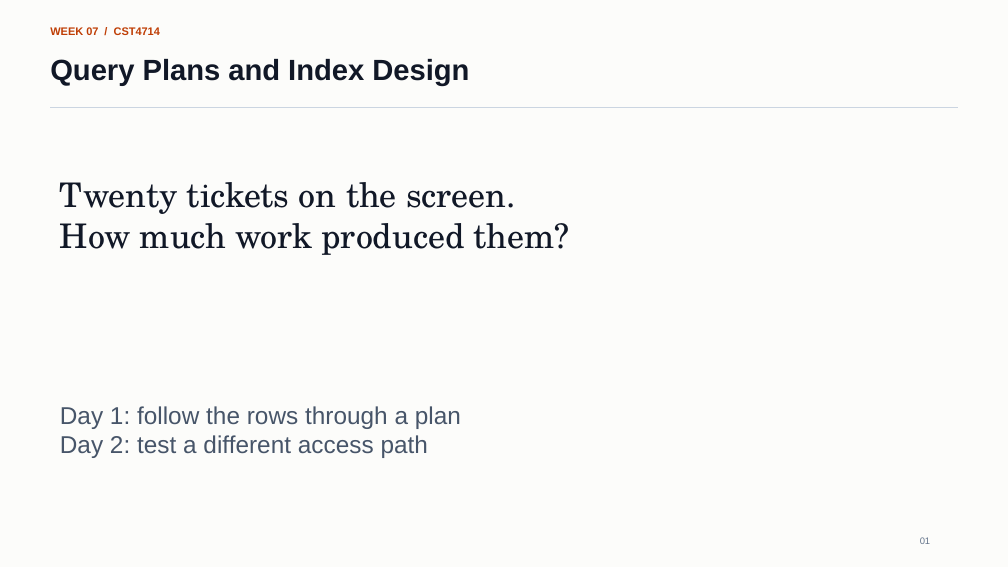
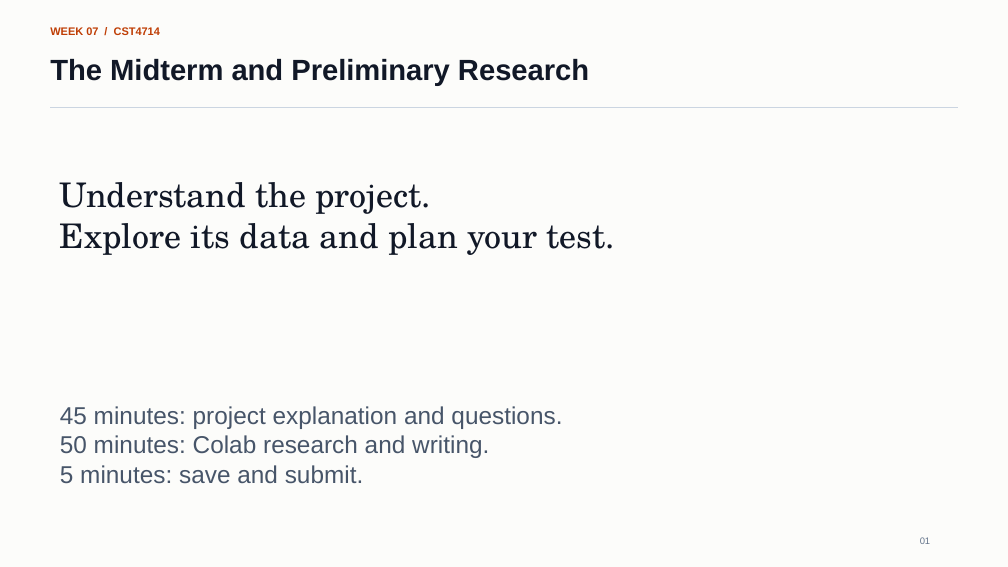
Before and after one commit to lolusername/CST4714_DB_admin, a slide deck: slide 1 of week_07/week_07_query_plans_index_design.pptx. Drawn at 1008x567 pixels with LibreOffice and Linux fonts; fonts in the diff are those of the drawing. Boxes give left, top, right and bottom in pixels: in the first picture for what was removed or moved away, otherwise in the second. Text is boxed around its words. In the diff, an @@ line names an element or a change of style, - is before the commit and + after.

```diff
--- a/week_07/week_07_query_plans_index_design.pptx
+++ b/week_07/week_07_query_plans_index_design.pptx
@@ text at [50,59,589,86]: text changed @@
-Query Plans and Index Design
+The Midterm and Preliminary Research
@@ text at [60,182,615,255]: text changed @@
-Twenty tickets on the screen.
-How much work produced them?
+Understand the project.
+Explore its data and plan your test.
@@ text at [60,406,562,483]: text changed @@
-Day 1: follow the rows through a plan
-Day 2: test a different access path
+45 minutes: project explanation and questions.
+50 minutes: Colab research and writing.
+5 minutes: save and submit.
```
Also in this commit, not shown: 4 other slides changed, 19 slides removed, 12 other files.
